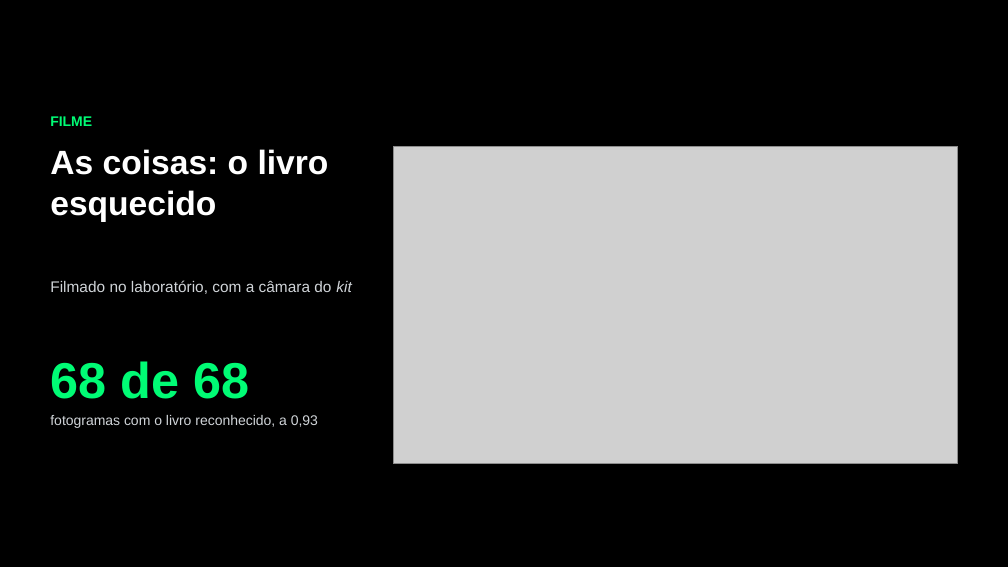
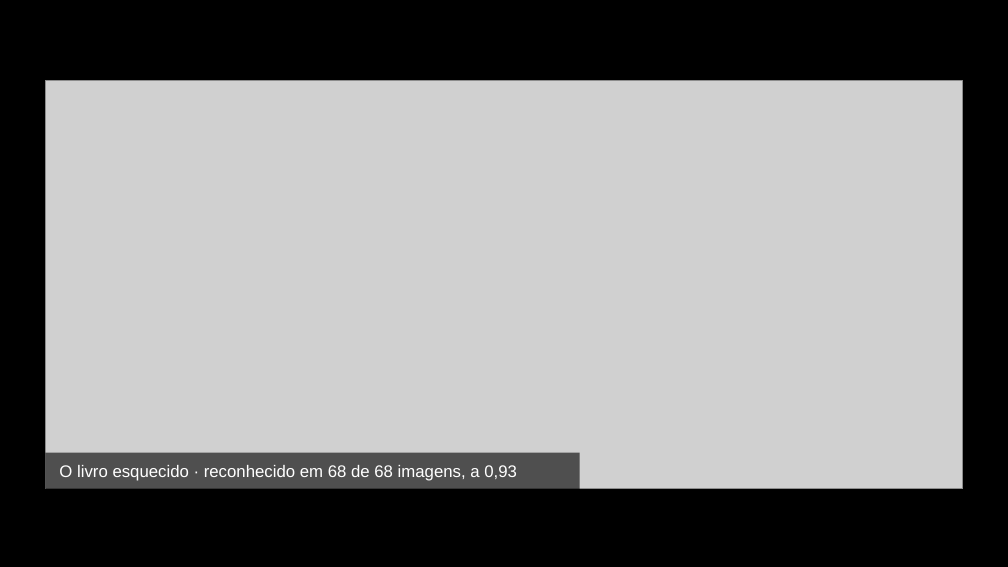
Before and after one commit to F1lipe01/hackathon-techweek, a slide deck: slide 4 of deliverables/deck/ThingTracker - Pitch 3 min.pptx (slide 6 before the commit). Drawn at 1008x567 pixels with LibreOffice and Linux fonts; fonts in the diff are those of the drawing; grey boxes stand for pictures; background and template pictures are left out. Boxes give left, top, right and bottom in pixels: in the first picture for what was removed or moved away, otherwise in the second. Text is boxed around its words. In the diff, an @@ line names an element or a change of style, - is before the commit and + after.

```diff
--- a/deliverables/deck/ThingTracker - Pitch 3 min.pptx
+++ b/deliverables/deck/ThingTracker - Pitch 3 min.pptx
@@ picture added at [45,81,963,489] @@
@@ text removed at [50,116,92,126] @@
-FILME
@@ text removed at [50,149,329,222] @@
-As coisas: o livro esquecido
@@ picture removed at [393,146,958,464] @@
@@ text removed at [50,280,351,294] @@
-Filmado no laboratório, com a câmara do kit
@@ text removed at [50,361,249,399] @@
-68 de 68
@@ rectangle added at [45,453,580,489], fill #000000 at 62% opacity @@
@@ text at [59,465,517,481]: text changed; size 10 to 12 pt; text colour #D0D4D8 to #FFFFFF @@
-fotogramas com o livro reconhecido, a 0,93
+O livro esquecido · reconhecido em 68 de 68 imagens, a 0,93
@@ text "O livro esquecido · reconhecido ..." at [59,465,517,481]: vertical alignment top to middle @@
```
Also in this commit, not shown: 4 other slides changed, 1 slide added, 5 slides removed, 9 other files.
